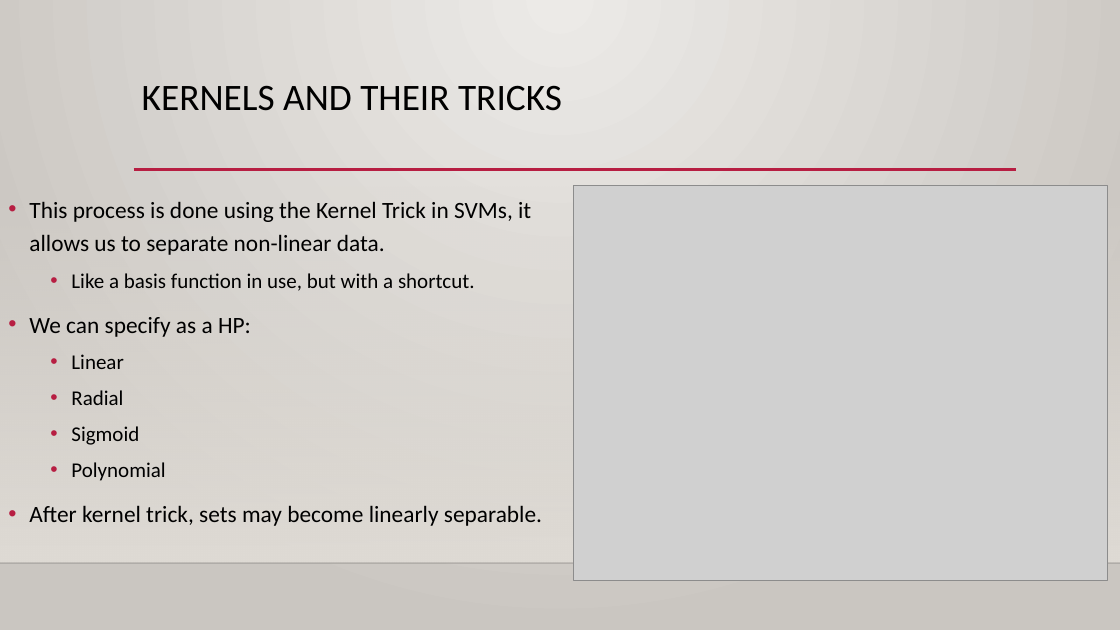
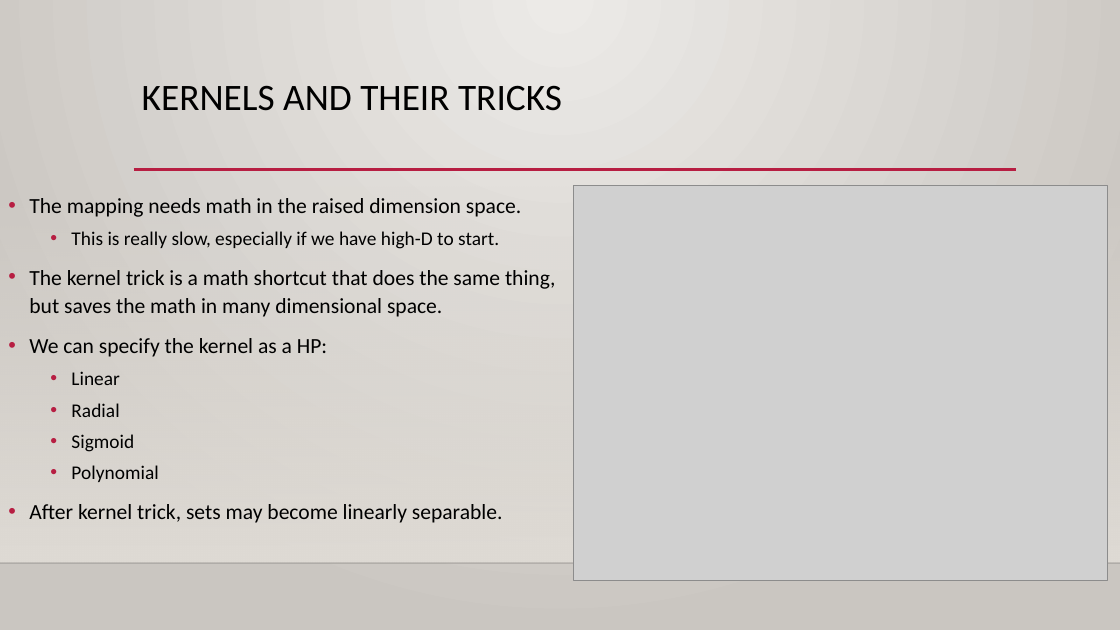
Before and after one commit to glennybarnes/Intro_to_Machine_Learning_Students, a slide deck: slide 20 of reference_content/Slides/010_SVM_class.pptx (slide 13 before the commit). Drawn at 1120x630 pixels with LibreOffice and Linux fonts; fonts in the diff are those of the drawing; grey boxes stand for pictures; background and template pictures are left out. Boxes give left, top, right and bottom in pixels: in the first picture for what was removed or moved away, otherwise in the second. Text is boxed around its words. In the diff, an @@ line names an element or a change of style, - is before the commit and + after.

```diff
--- a/reference_content/Slides/010_SVM_class.pptx
+++ b/reference_content/Slides/010_SVM_class.pptx
@@ text at (29, 198, 556, 357): text changed; size 20 to 18.5 pt @@
-• This process is done using the Kernel Trick in SVMs, it allows us to separate non-linear data.
-  • Like a basis function in use, but with a shortcut.
-• We can specify as a HP:
+• The mapping needs math in the raised dimension space.
+  • This is really slow, especially if we have high-D to start.
+• The kernel trick is a math shortcut that does the same thing, but saves the math in many dimensional space.
+• We can specify the kernel as a HP:
@@ text at (29, 371, 503, 523): size 18 to 16.6 pt in "Linear", "Radial", "Sigmoid", "Polynomial"; size 20 to 18.5 pt in "After kernel trick, sets may become linearly ..."; line spacing 1.2 to 1.1 @@
```
Also in this commit, not shown: 6 other slides changed, 11 slides added, 5 other files.
